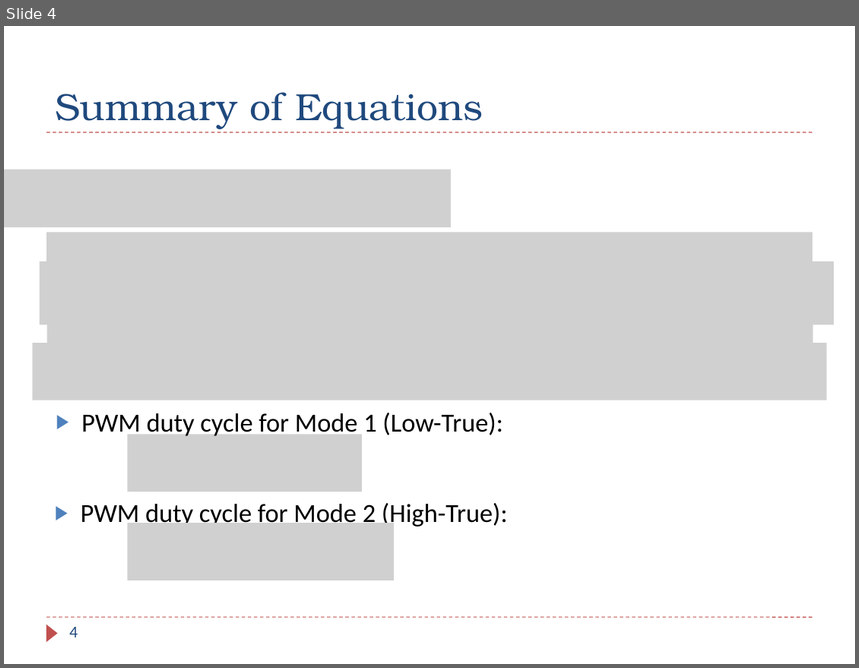
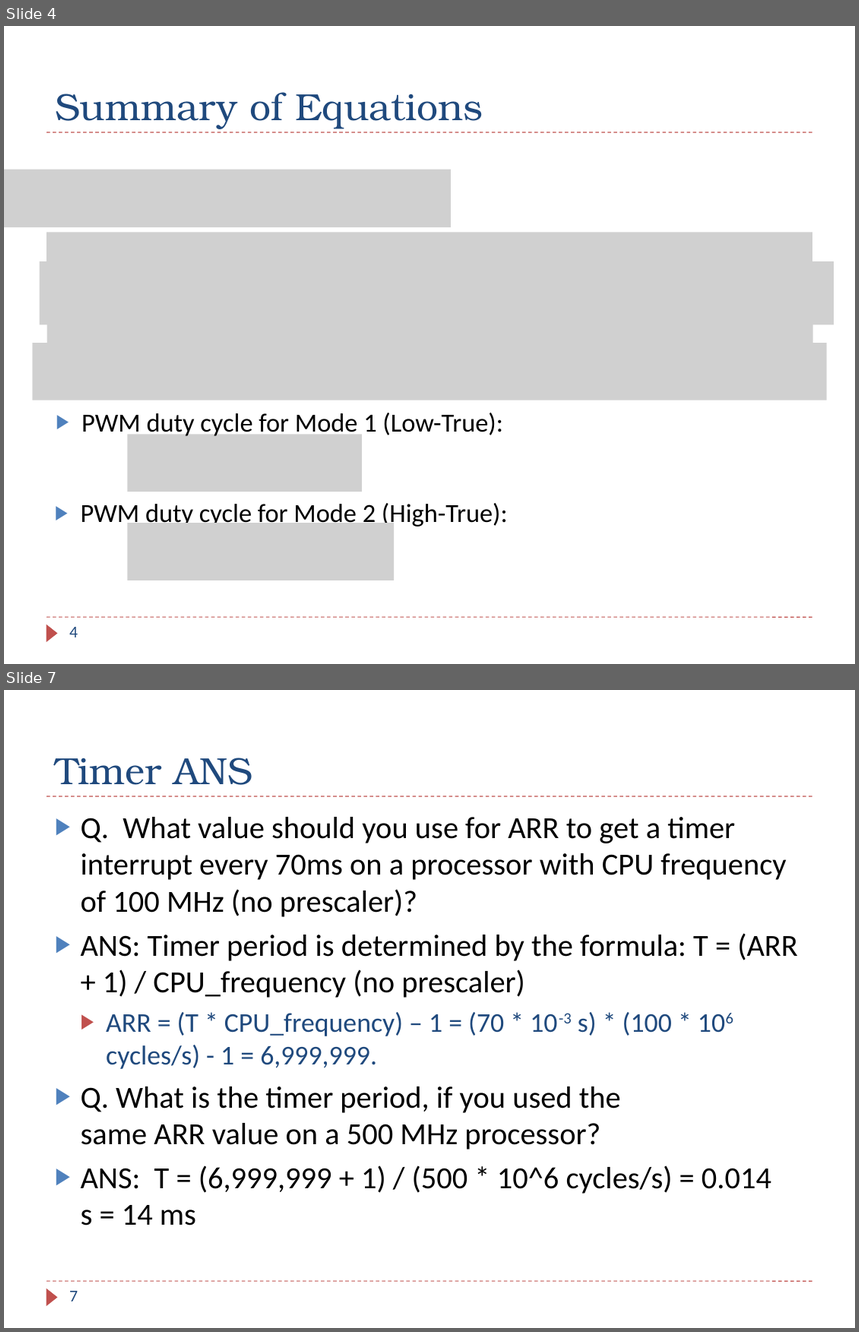
Before and after one commit to guhofstra/CSC111Fa25, a slide deck: PPTs/Ch11_Interrupt_Timer_PWM Exercises ANS.pptx. Shown one above the other, each under a label of ours: slide 4 before the commit, slides 4 and 7 after it; the slides between them are not shown. The pictures are 859x668 and 859x1332 pixels, drawn with LibreOffice and Linux fonts; fonts in the diff are those of the drawing; grey boxes stand for pictures. Boxes give left, top, right and bottom in pixels: in the first picture for what was removed or moved away, otherwise in the second. Text is boxed around its words. In the diff, an @@ line names an element or a change of style, - is before the commit and + after.

```diff
--- a/PPTs/Ch11_Interrupt_Timer_PWM Exercises ANS.pptx
+++ b/PPTs/Ch11_Interrupt_Timer_PWM Exercises ANS.pptx
@@ slide 7 added at (4, 690, 855, 1328), background #FFFFFF; not listed: 3 template elements that a slide beside it also shows @@
@@ title added at (55, 758, 253, 785), 32 pt, text #1F497D @@
+Timer ANS
@@ text added at (81, 817, 798, 1226), 26 pt, text #000000 @@
+▶ Q. What value should you use for ARR to get a timer interrupt every 70ms on a processor with CPU frequency of 100 MHz (no prescaler)?
+▶ ANS: Timer period is determined by the formula: T = (ARR + 1) / CPU_frequency (no prescaler)
+  ▶ ARR = (T * CPU_frequency) – 1 = (70 * 10-3 s) * (100 * 106 cycles/s) - 1 = 6,999,999.
+▶ Q. What is the timer period, if you used the same ARR value on a 500 MHz processor?
+▶ ANS: T = (6,999,999 + 1) / (500 * 10^6 cycles/s) = 0.014 s = 14 ms
@@ page number added at (69, 1291, 78, 1302), 14 pt, text #1F497D @@
+7
```
Also in this commit, not shown: 1 slide changed, 1 other slide added, 1 slide removed, 4 other files.
